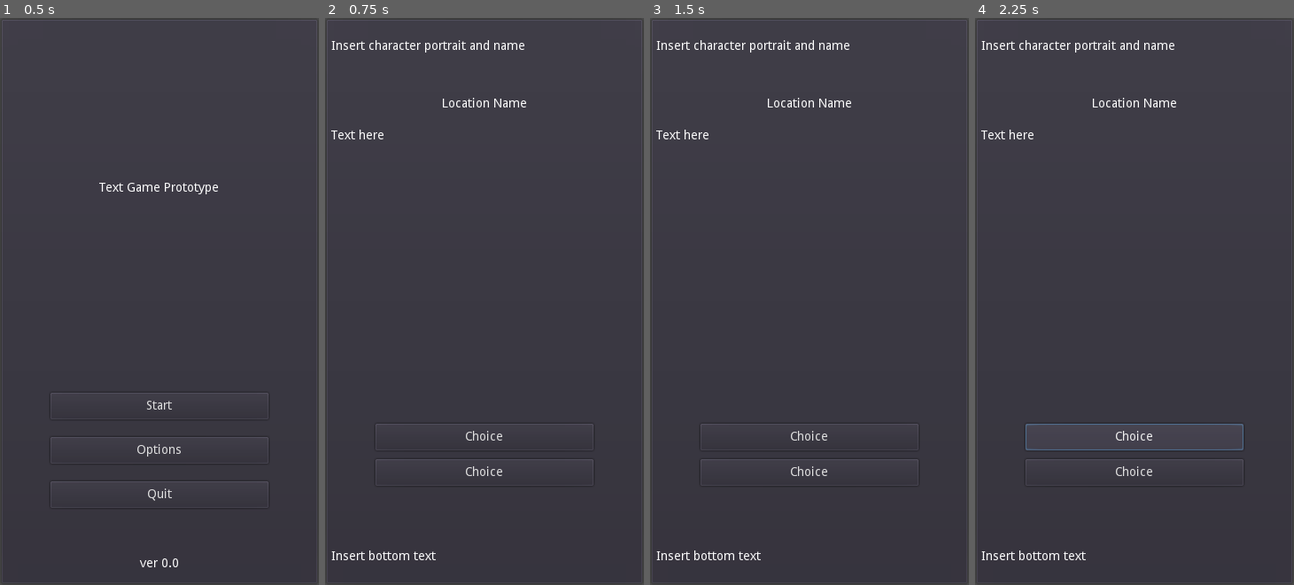
Above: before the commit, frames 1-4 (left to right).
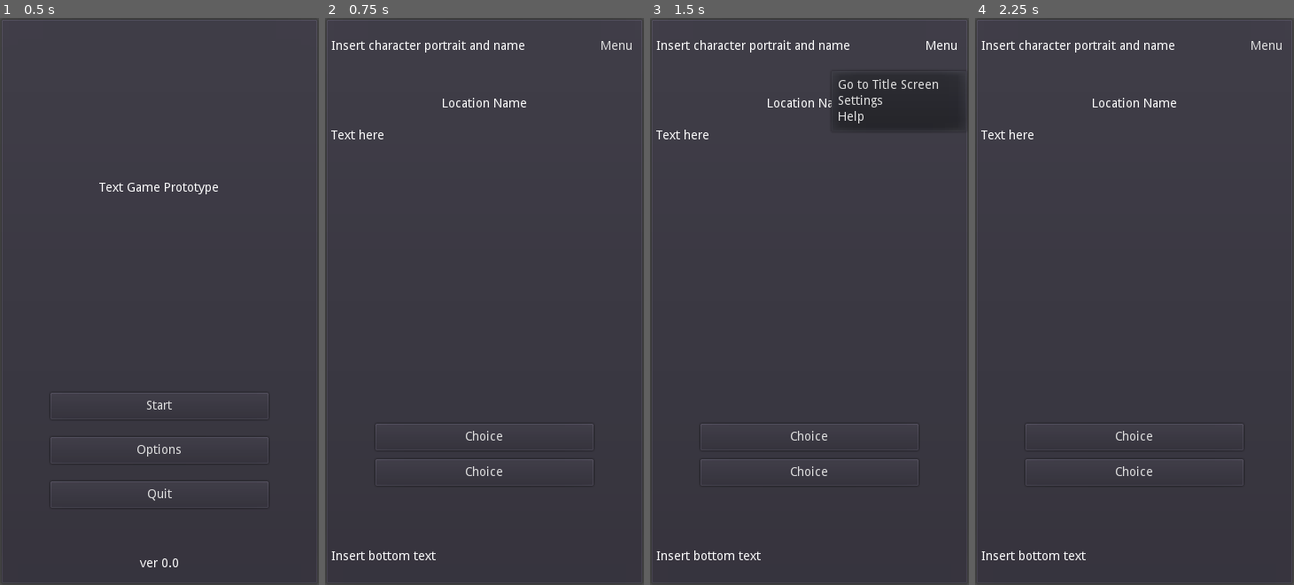
Above: after the commit, the same moments.

Repository: philipuriarte/A-Churchyard-of-Orphans
Game: Godot game, scene res://scenes/main.tscn
The game is run twice, just before and just after one commit, with the same random seed, the same clock (stepped at 60 frames per second) and the same inputs.
Inputs (mouse positions are in pixels of both pictures, inside the frame that each line leads up to):
- Up to frame 1 (0.5 s): no input
- Up to frame 2 (0.75 s): click "Start" at 0.5 s
- Up to frame 3 (1.5 s): click (940, 46) at 1.25 s, where only the run after the commit has a clickable "Menu"
- Up to frame 4 (2.25 s): click "Choice" at 2 s

Frame 1 is identical in both runs. In frame 2, less than 0.1% of the frame differs, in the area x 86-97%, y 4-6%; in frame 3, 1.7%, in the area x 56-97%, y 4-20%; in frame 4, 0.3%.

Commit message:
Add MenuButton to upper_container

Diff:
--- a/scenes/game_screen_scenes/upper_container.tscn
+++ b/scenes/game_screen_scenes/upper_container.tscn
@@ -7,6 +7,14 @@
 
 [node name="UpperText" type="Label" parent="."]
 margin_top = 18.0
-margin_right = 219.0
+margin_right = 294.0
 margin_bottom = 32.0
+size_flags_horizontal = 3
 text = "Insert character portrait and name"
+
+[node name="MenuButton" type="MenuButton" parent="."]
+margin_left = 298.0
+margin_right = 346.0
+margin_bottom = 50.0
+text = "Menu"
+items = [ "Go to Title Screen", null, 0, false, false, 0, 0, null, "", false, "Settings", null, 0, false, false, 1, 0, null, "", false, "Help", null, 0, false, false, 2, 0, null, "", false ]
